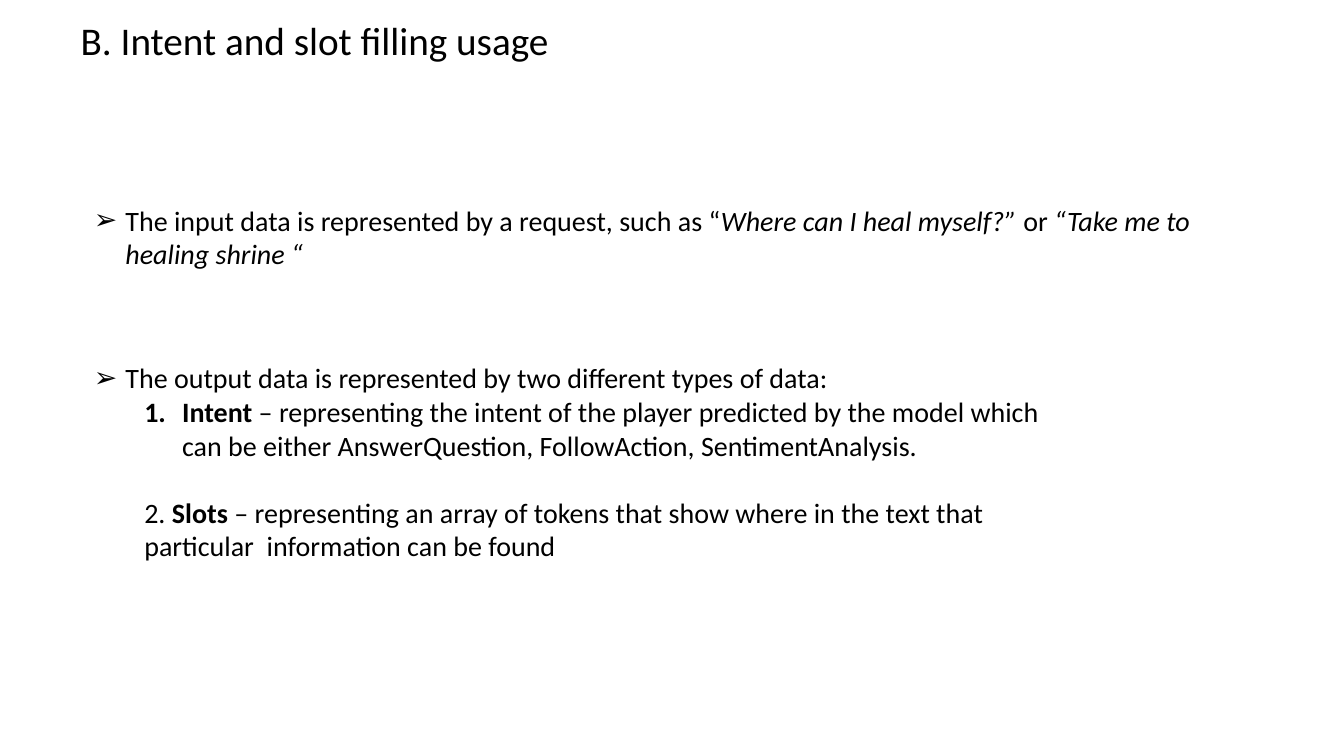
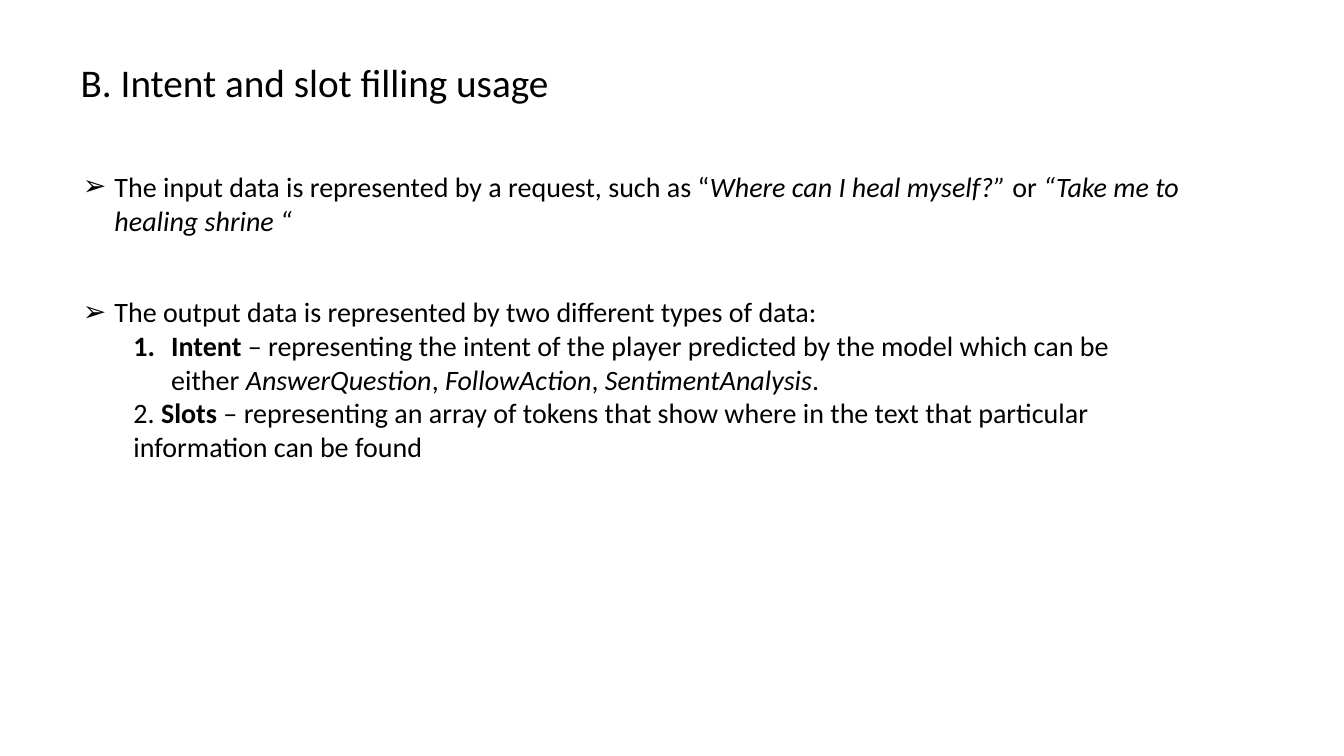
Before and after one commit to AGAPIA/NLPForVideoGames, a slide deck: slide 10 of Presentation/Slides.pptx (slide 9 before the commit). Drawn at 1344x756 pixels with LibreOffice and Linux fonts; fonts in the diff are those of the drawing. Boxes give left, top, right and bottom in pixels: in the first picture for what was removed or moved away, otherwise in the second. Text is boxed around its words. In the diff, an @@ line names an element or a change of style, - is before the commit and + after.

```diff
--- a/Presentation/Slides.pptx
+++ b/Presentation/Slides.pptx
@@ text "B. Intent and slot filling ...": place and size @@
-text "B. Intent and slot filling ..." at <box>81,27,548,62</box>
+text "B. Intent and slot filling ..." at <box>81,69,548,104</box>
@@ text "The input data is represented ...": place and size @@
-text "The input data is represented ..." at <box>125,211,1189,269</box>
+text "The input data is represented ..." at <box>114,177,1178,236</box>
@@ text "The output data is represented ...": place and size @@
-text "The output data is represented ..." at <box>125,368,1039,561</box>
+text "The output data is represented ..." at <box>114,302,1109,458</box>
@@ text at <box>171,336,1109,395</box>: italic on in "AnswerQuestion, FollowAction, SentimentAnalysis." @@
```
Also in this commit, not shown: 12 other slides changed, 2 slides added.
